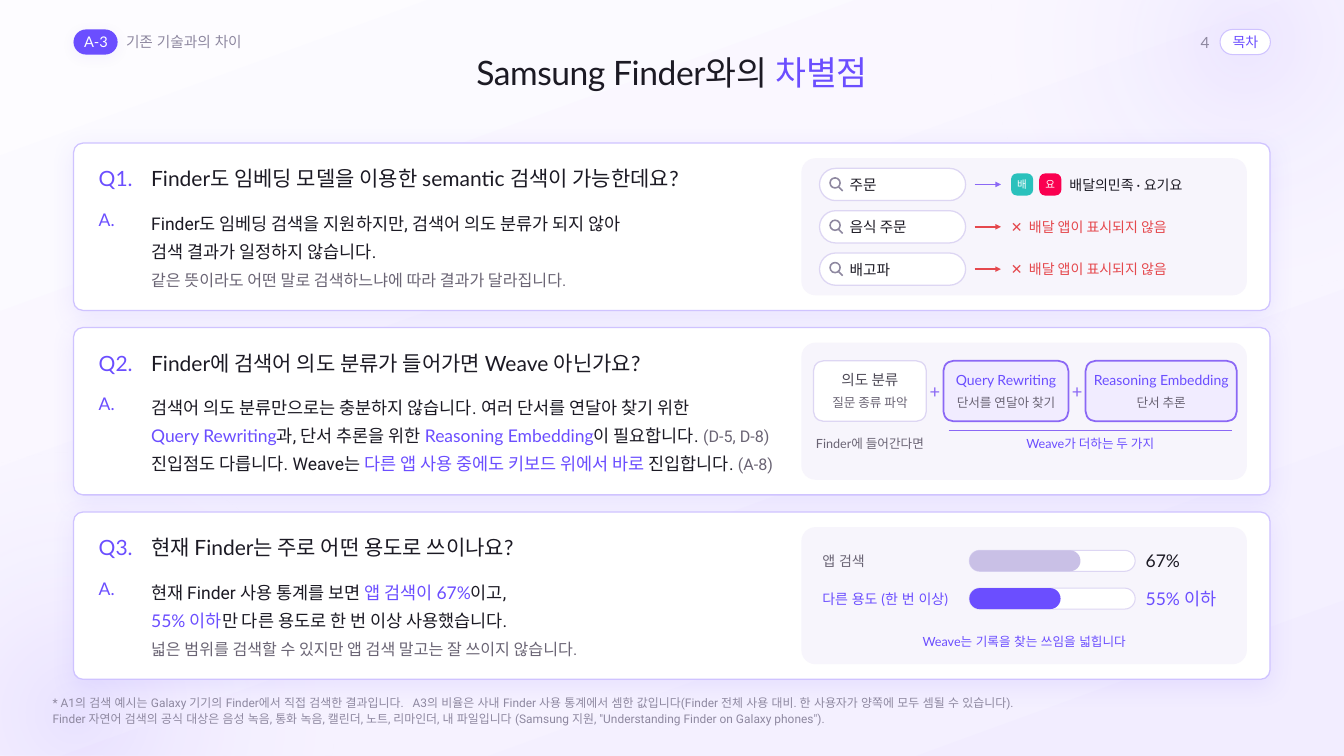
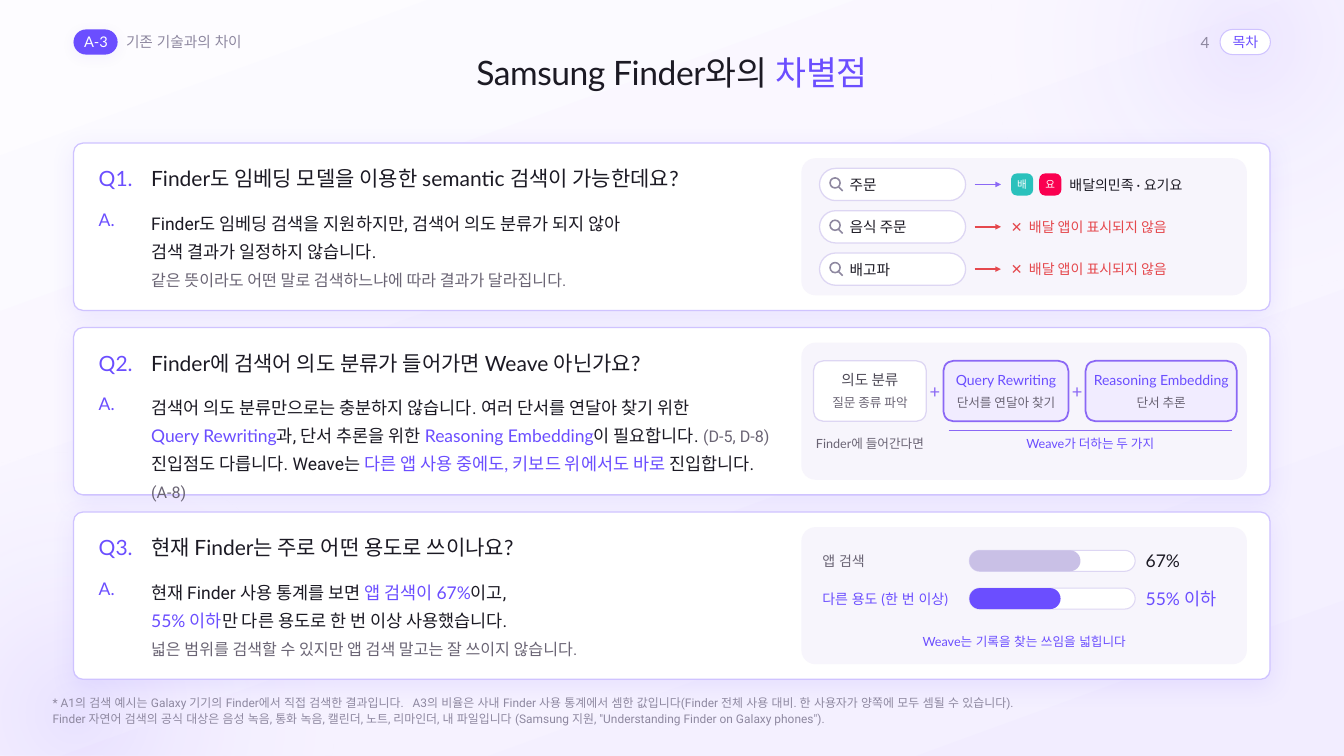
Before and after one commit to gnueaj/t3, a slide deck: slide 4 of weave/결선준비/통합본_Claude/Weave_Appendix_Claude.pptx. Drawn at 1344x756 pixels with LibreOffice and Linux fonts; fonts in the diff are those of the drawing. Boxes give left, top, right and bottom in pixels: in the first picture for what was removed or moved away, otherwise in the second. Text is boxed around its words. In the diff, an @@ line names an element or a change of style, - is before the commit and + after.

```diff
--- a/weave/결선준비/통합본_Claude/Weave_Appendix_Claude.pptx
+++ b/weave/결선준비/통합본_Claude/Weave_Appendix_Claude.pptx
@@ text at bbox=[151, 455, 754, 472]: text changed @@
-진입점도 다릅니다. Weave는 다른 앱 사용 중에도 키보드 위에서 바로 진입합니다. (A-8)
+진입점도 다릅니다. Weave는 다른 앱 사용 중에도, 키보드 위에서도 바로 진입합니다. (A-8)
```
Also in this commit, not shown: 2 other slides changed, 9 other files.
